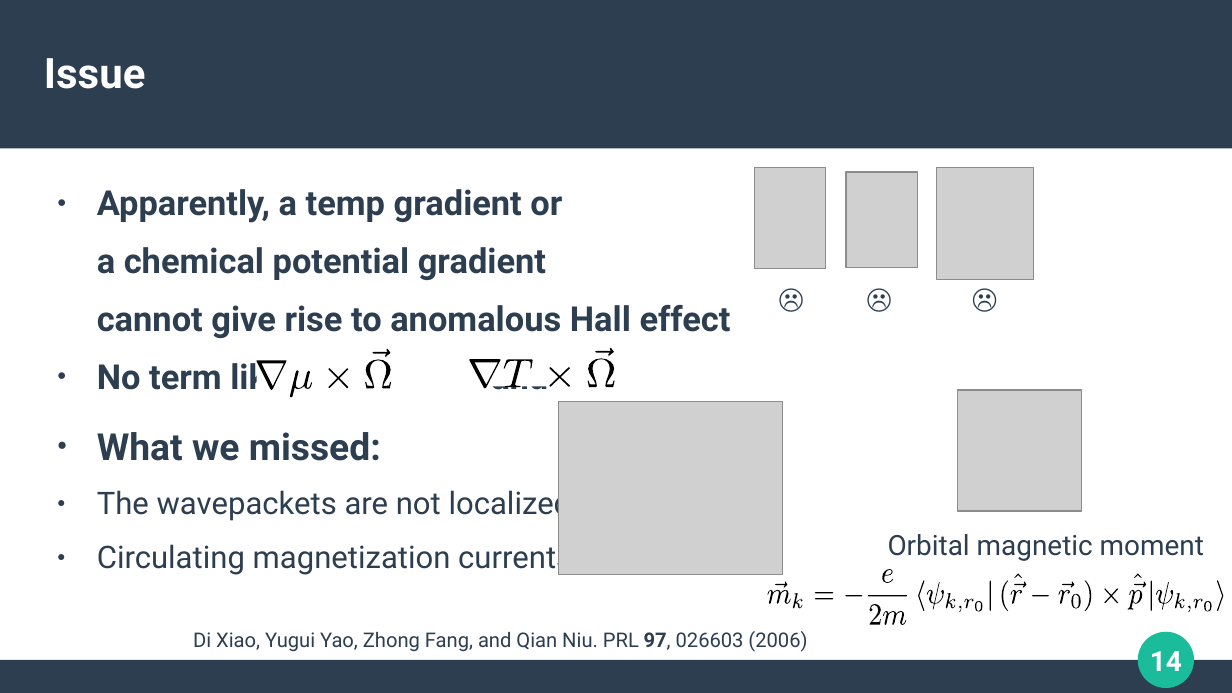
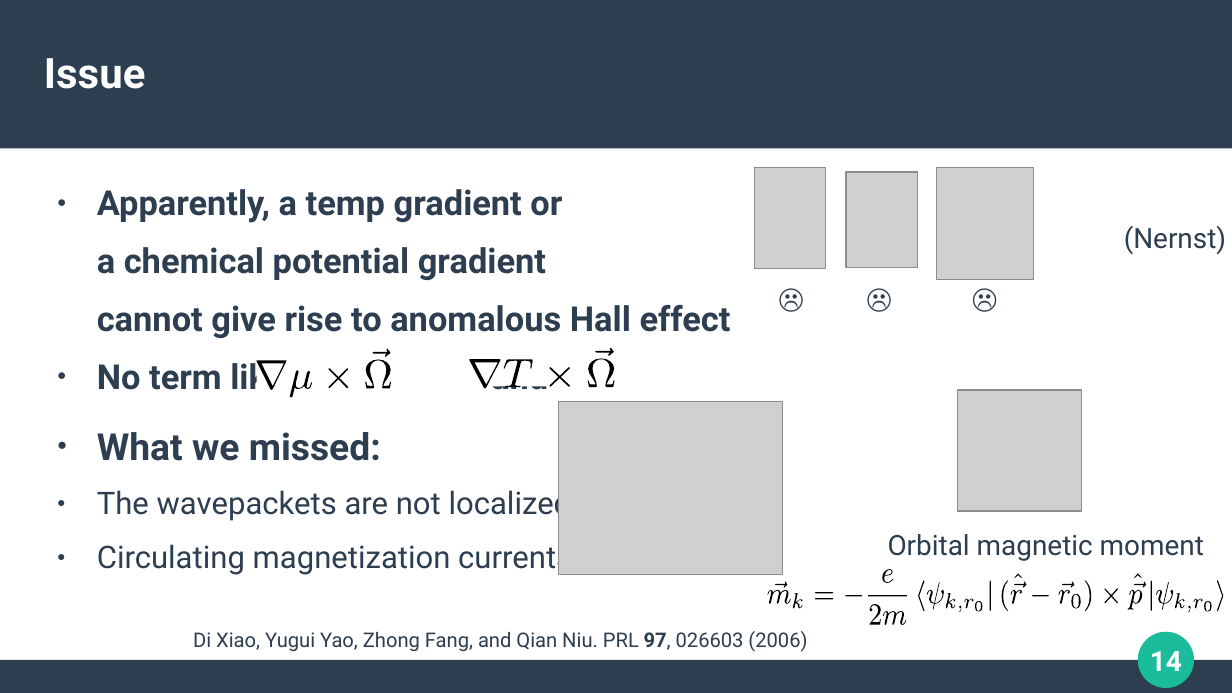
Before and after one commit to apandada1/bachelors-thesis, a slide deck: slide 14 of presentation/berry-transport.odp. Drawn at 1232x693 pixels with LibreOffice and Linux fonts; fonts in the diff are those of the drawing; grey boxes stand for pictures. Boxes give left, top, right and bottom in pixels: in the first picture for what was removed or moved away, otherwise in the second. Text is boxed around its words. In the diff, an @@ line names an element or a change of style, - is before the commit and + after.

```diff
--- a/presentation/berry-transport.odp
+++ b/presentation/berry-transport.odp
@@ text added at (1124,226,1226,254), 18 pt, text #2C3E50 @@
+(Nernst)
```
Also in this commit, not shown: 14 other slides changed, 9 slides added, 2 slides removed.
